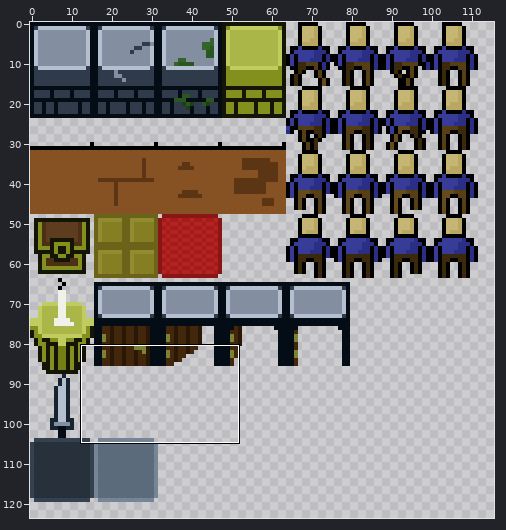
Sprite sheet, stored at _games/ancient-maze/TileSetForMaze.png. Above: a wide view before the commit, with the close-up outlined.
Close-up. First the earlier version:
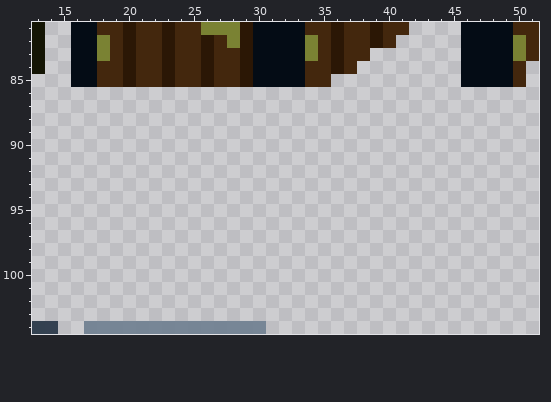
The file is 640x640 pixels, drawn in blocks of 5x5; one block is one cell here. Colours within 5 levels of each other are drawn and written as one. Shown: x 13..51, y 81..104. The wide view leaves out empty margins.
The same view after the edit:
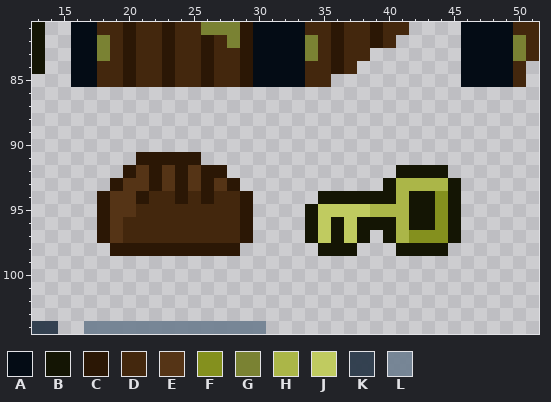
Palette (. is transparent): A #040c15  B #141504  C #2b1705  D #43270d  E #553416  F #84901e  G #7a8233  H #abb648  J #c0cb60  K #2c3a4af2  L #728293f2
Difference:
y 91: x 21..25 ..... -> CCCCC
y 92: x 20..27 ........ -> CECECECC; x 41..44 .... -> BBBB
y 93: x 19..28 .......... -> CEECECECEC; x 40..45 ...... -> BHHHHB
y 94: x 18..29 ............ -> CEECDDCDCDDC; x 35..45 ........... -> BBBBBBHBBFB
y 95: x 18..29 ............ -> CEEDDDDDDDDC; x 34..45 ............ -> BJJJJHHHBBFB
y 96: x 18..29 ............ -> CEDDDDDDDDDC; x 34..45 ............ -> BJBJBBBHBBFB
y 97: x 18..29 ............ -> CEDDDDDDDDDC; x 34..38 ..... -> BJBJB; x 40..45 ...... -> BHFFFB
y 98: x 19..28 .......... -> CCCCCCCCCC; x 35..37 ... -> BBB; x 41..44 .... -> BBBB
Pixel boxes of the changes (left, top, right, bottom) in both close-ups:
added: (97, 152, 253, 256)
added: (305, 165, 461, 256)
